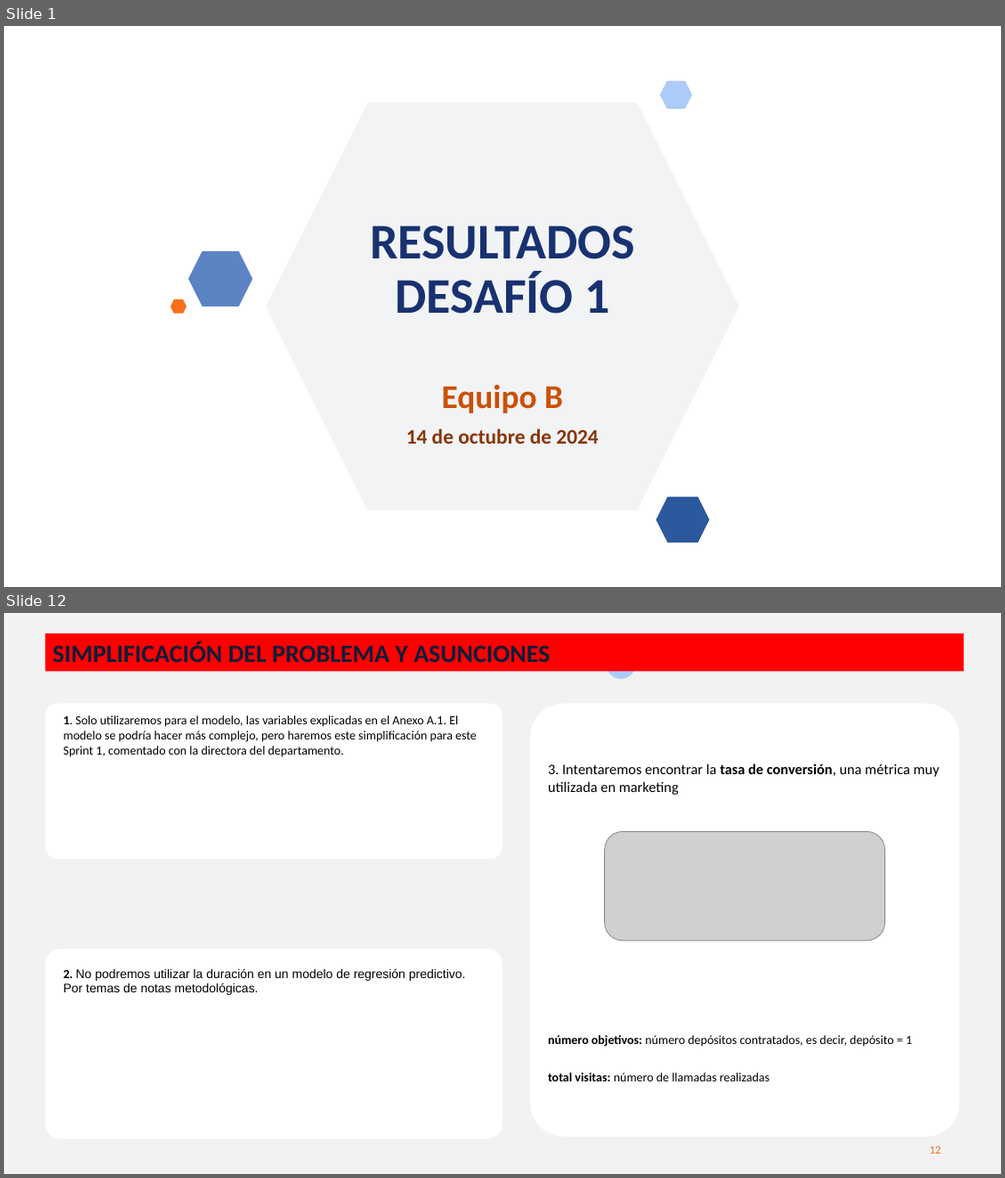
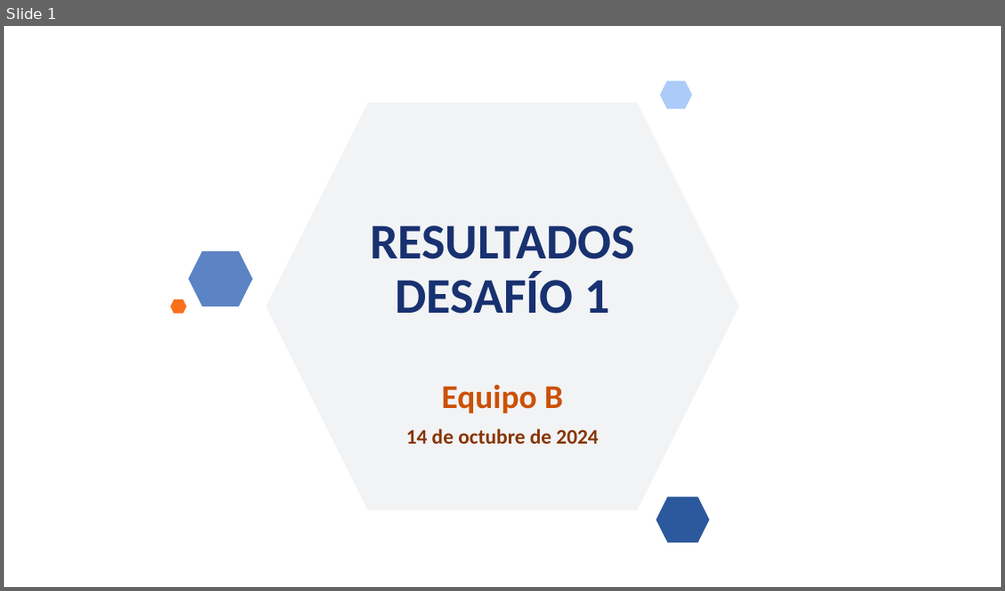
Before and after one commit to MarinaTorba/PersonalDataProrjects, a slide deck: Equip_B/results/D1_presentacion_Cliente.pptx. Shown one above the other, each under a label of ours: slides 1 and 12 before the commit, slide 1 after it; the slides between them are not shown. The pictures are 1005x1178 and 1005x591 pixels, drawn with LibreOffice and Linux fonts; fonts in the diff are those of the drawing; grey boxes stand for pictures; background and template pictures are left out. Boxes give left, top, right and bottom in pixels: in the first picture for what was removed or moved away, otherwise in the second. Text is boxed around its words. In the diff, an @@ line names an element or a change of style, - is before the commit and + after.

```diff
--- a/Equip_B/results/D1_presentacion_Cliente.pptx
+++ b/Equip_B/results/D1_presentacion_Cliente.pptx
@@ slide 12 removed at [4, 613, 1001, 1174], background #F2F2F2 @@
@@ rectangle removed at [45, 633, 963, 671] @@
-SIMPLIFICACIÓN DEL PROBLEMA Y ASUNCIONES
@@ ellipse removed at [606, 649, 636, 679] @@
@@ rounded rectangle removed at [45, 704, 502, 859] @@
@@ text removed at [64, 715, 477, 757] @@
-1. Solo utilizaremos para el modelo, las variables explicadas en el Anexo A.1. El modelo se podría hacer más complejo, pero haremos este simplificación para este Sprint 1, comentado con la directora del departamento.
@@ rounded rectangle removed at [531, 704, 960, 1136] @@
@@ text removed at [548, 763, 939, 795] @@
-3. Intentaremos encontrar la tasa de conversión, una métrica muy utilizada en marketing
@@ picture removed at [605, 831, 885, 941] @@
@@ rounded rectangle removed at [45, 949, 502, 1139] @@
@@ text removed at [64, 968, 466, 995] @@
-2. No podremos utilizar la duración en un modelo de regresión predictivo. Por temas de notas metodológicas.
@@ text removed at [548, 1035, 912, 1046] @@
-número objetivos: número depósitos contratados, es decir, depósito = 1
@@ text removed at [548, 1072, 769, 1081] @@
-total visitas: número de llamadas realizadas
@@ rectangle removed at [4, 1136, 213, 1174] @@
@@ page number removed at [930, 1145, 941, 1153] @@
-12
```
Also in this commit, not shown: 22 slides changed.
